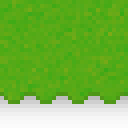
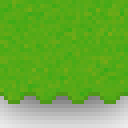
Layer changes from the first 128 × 128 image to the second:
renamed "Layer" to "shadow", opacity 59% → 100%, painted on it over (0, 96, 128, 128)
